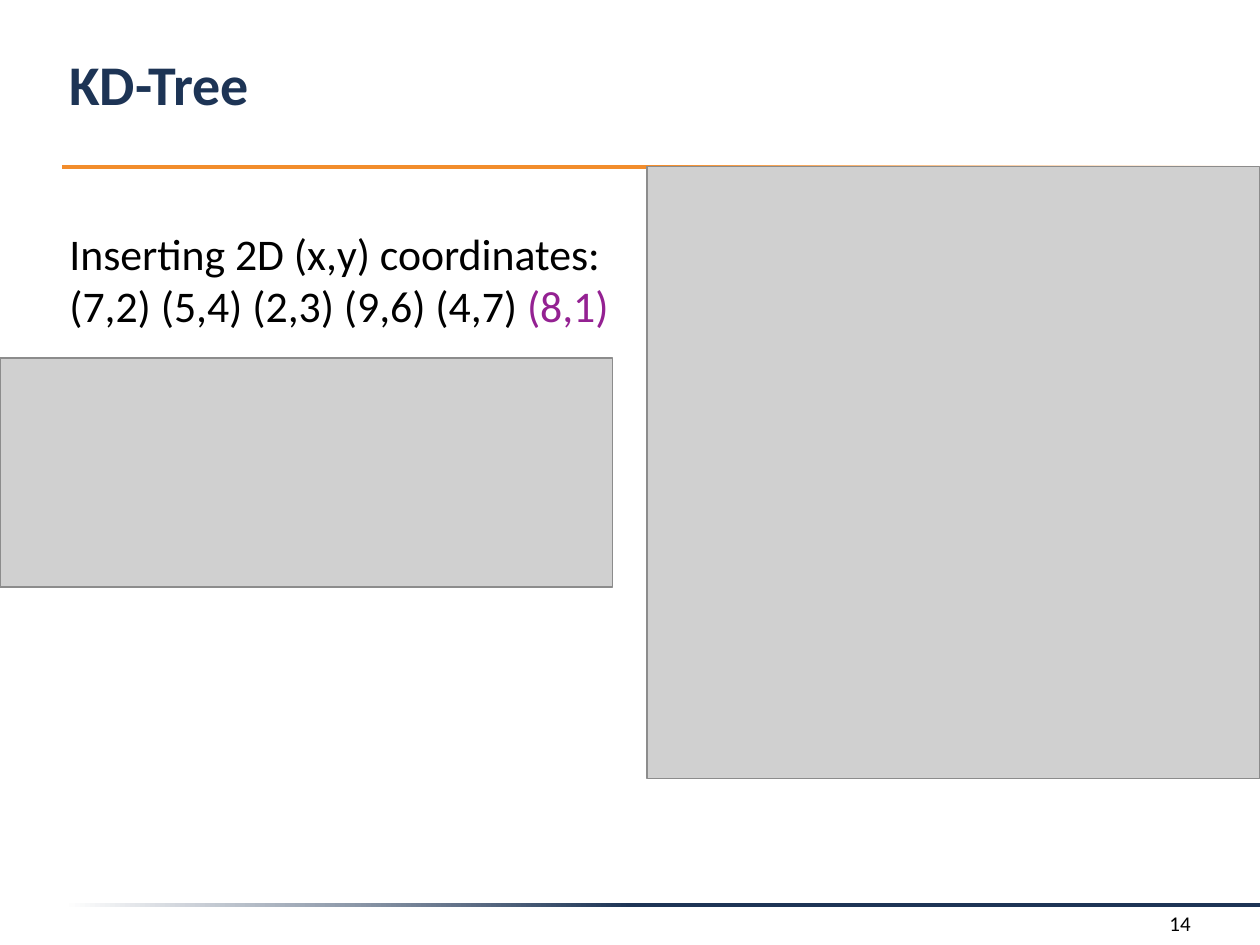
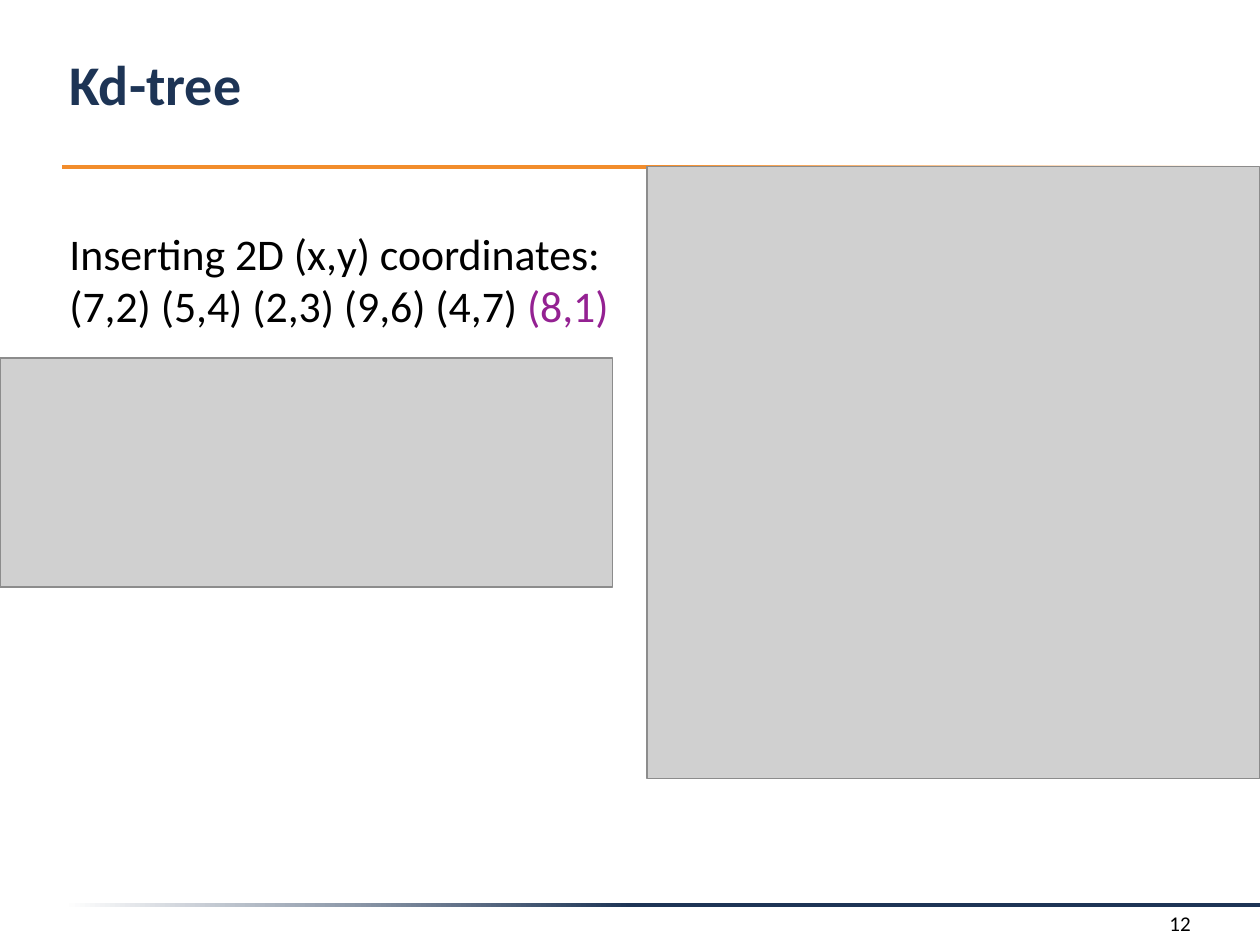
Before and after one commit to f-tischler/FortgeschritteneComputergrafik, a slide deck: slide 12 of Präsentation/presentation.pptx (slide 14 before the commit). Drawn at 1260x945 pixels with LibreOffice and Linux fonts; fonts in the diff are those of the drawing; grey boxes stand for pictures; background and template pictures are left out. Boxes give left, top, right and bottom in pixels: in the first picture for what was removed or moved away, otherwise in the second. Text is boxed around its words. In the diff, an @@ line names an element or a change of style, - is before the commit and + after.

```diff
--- a/Präsentation/presentation.pptx
+++ b/Präsentation/presentation.pptx
@@ title at box(69, 65, 241, 106): text changed @@
-KD-Tree
+Kd-tree
@@ page number at box(1169, 917, 1190, 931): text changed @@
-14
+12
```
Also in this commit, not shown: 12 other slides changed, 2 slides added, 5 slides removed, 4 other files.
